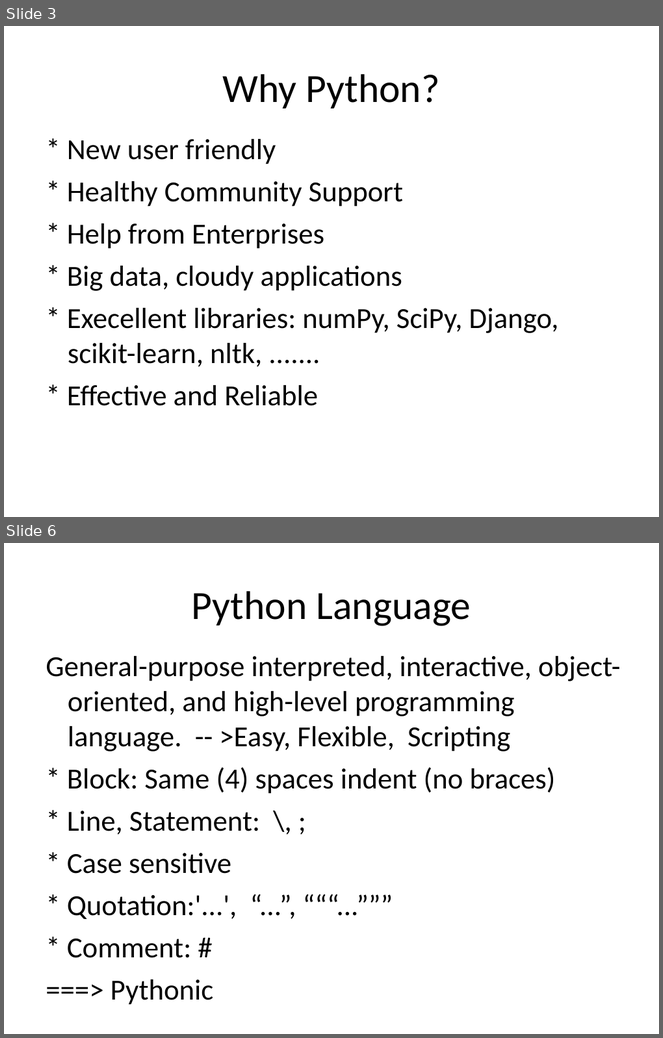
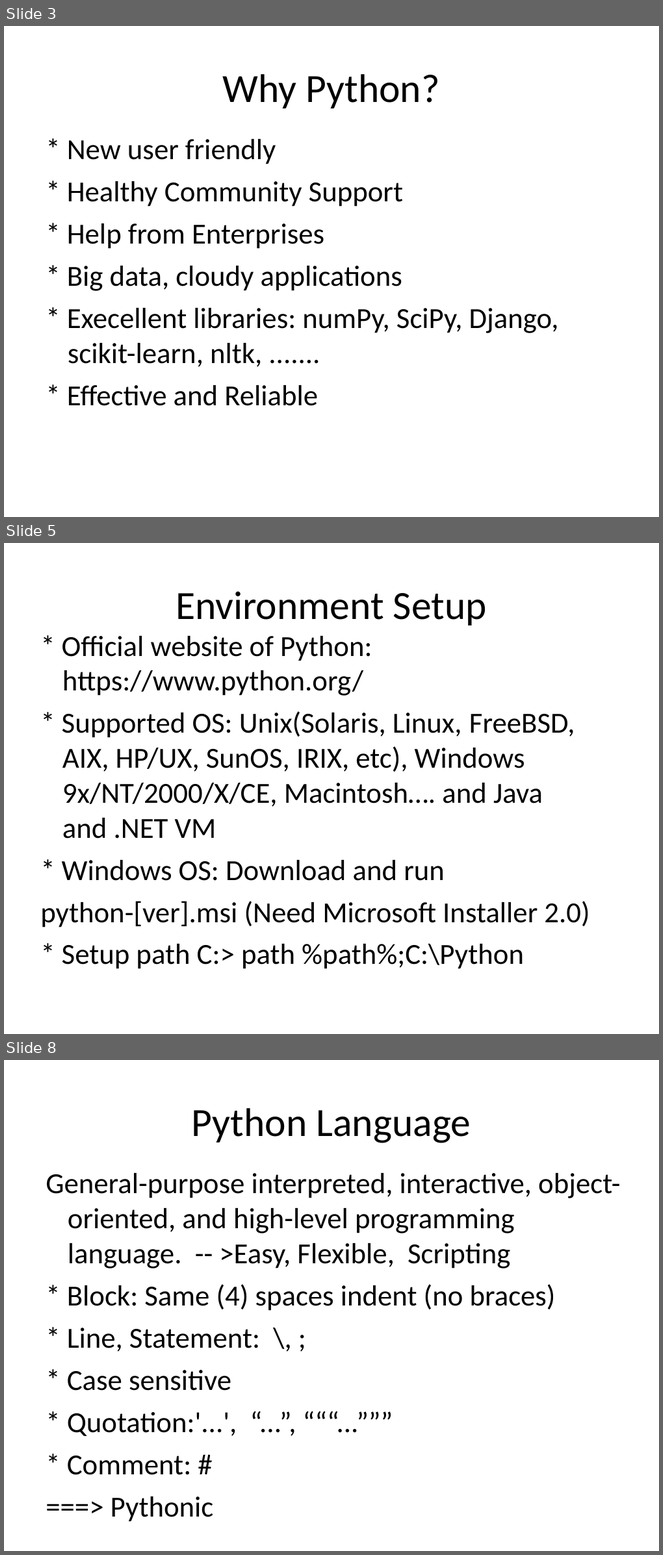
Before and after one commit to robin3795/Data, a slide deck: Python.ppt. Shown one above the other, each under a label of ours: slides 3 and 6 before the commit, slides 3, 5 and 8 after it; the slides between them are not shown. The pictures are 663x1038 and 663x1555 pixels, drawn with LibreOffice and Linux fonts; fonts in the diff are those of the drawing. Boxes give left, top, right and bottom in pixels: in the first picture for what was removed or moved away, otherwise in the second. Text is boxed around its words. In the diff, an @@ line names an element or a change of style, - is before the commit and + after.

```diff
--- a/Python.ppt
+++ b/Python.ppt
@@ slide 5 added at (4,543,659,1034), background #FFFFFF @@
@@ free added at (36,563,627,644), 44 pt, text #000000 @@
+Environment Setup
@@ free added at (31,624,623,997), 32 pt, text #000000 @@
+* Official website of Python: https://www.python.org/
+* Supported OS: Unix(Solaris, Linux, FreeBSD, AIX, HP/UX, SunOS, IRIX, etc), Windows 9x/NT/2000/X/CE, Macintosh…. and Java and .NET VM
+* Windows OS: Download and run
+python-[ver].msi (Need Microsoft Installer 2.0)
+* Setup path C:> path %path%;C:\Python
@@ what was slide 6 is now slide 8 @@
```
Also in this commit, not shown: 3 slides changed, 8 other slides added, 2 slides removed.
